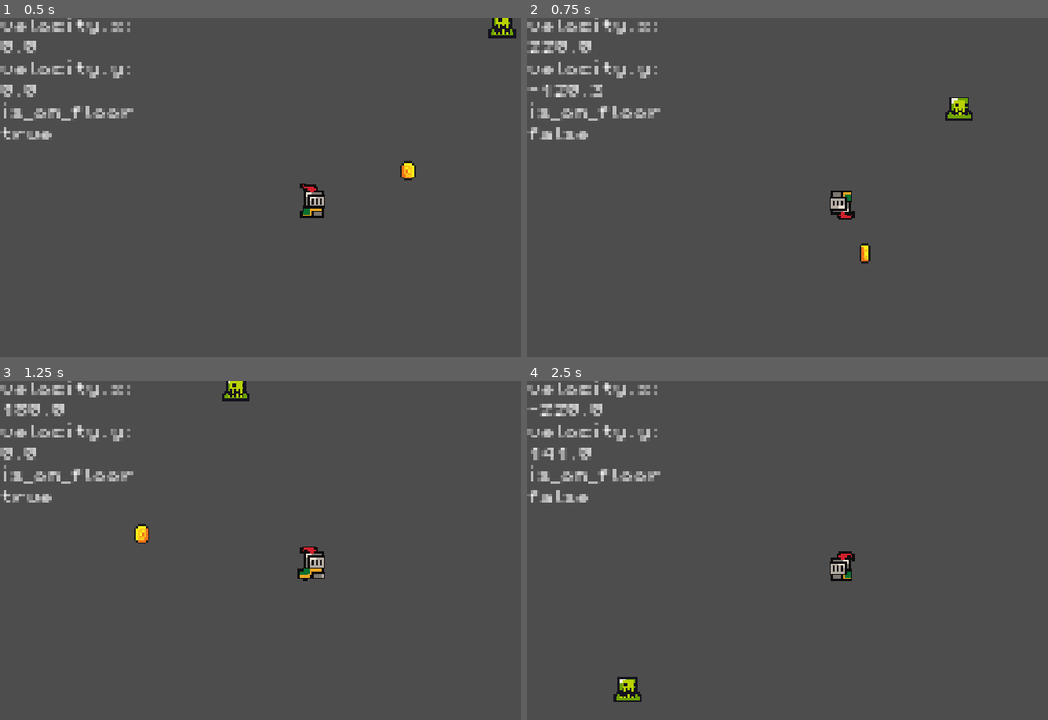
Above: before the commit, frames 1-4 (two rows, left to right).
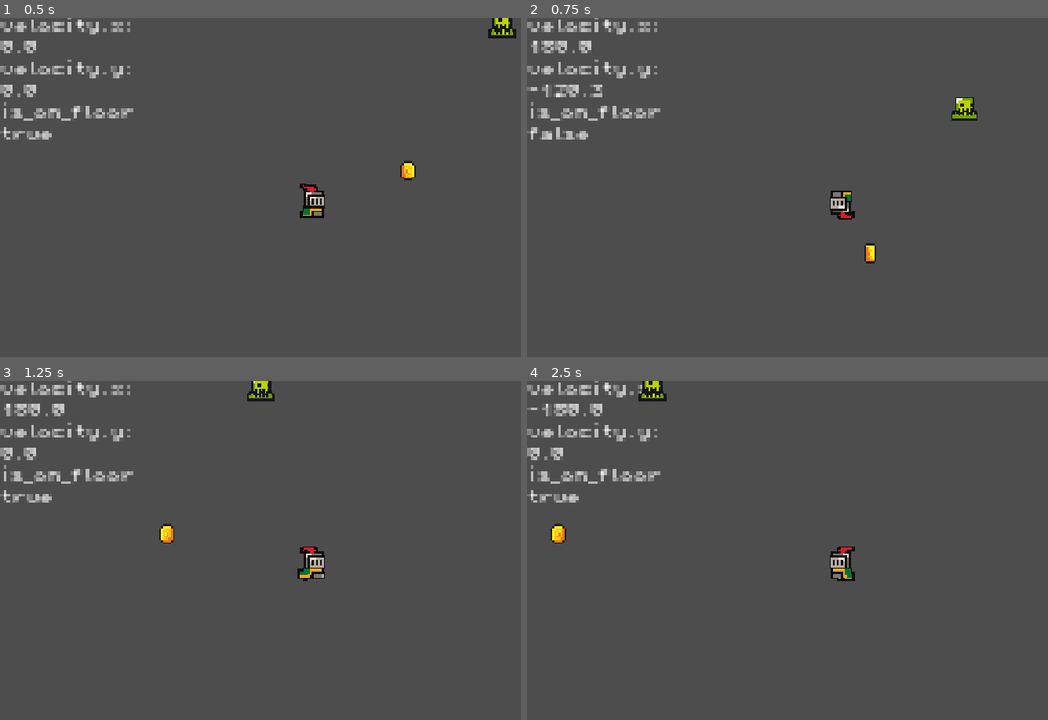
Above: after the commit, the same moments.

Repository: jsjzh/jump-game
Game: Godot game, scene res://src/sences/game.tscn
Same seed, same stepped clock (60 frames per second), same inputs: the game is played once before the commit and once after it. Sound files missing from this copy of the repository are replaced by a short silence.
Inputs:
- Up to frame 1 (0.5 s): no input
- Up to frame 2 (0.75 s): hold Right (right) from 0.53 s (still down); hold X (jump) from 0.53 s (still down); tap Z (roll) at 0.6 s
- Up to frame 3 (1.25 s): keep holding Right (right); keep holding X (jump)
- Up to frame 4 (2.5 s): release X (jump) at 1.28 s; tap X (jump) at 1.35, 1.52, 1.82 s; tap Z (roll) at 1.55, 2.1 s; release Right (right) at 2.03 s; hold Left (left) from 2.03 s (still down); hold X (jump) from 2.03 s (still down)

Frame 1 is identical in both runs. In frame 2, 0.5% of the frame differs, in the area x 0-87%, y 6-73%; in frame 3, 0.8%; in frame 4, 1.6%, in the area x 0-63%, y 0-95%.

Commit message:
feat: player 行为重构完成,待补充 audio

Diff:
--- a/src/scriprts/player.gd
+++ b/src/scriprts/player.gd
@@ -8,7 +8,7 @@
 @export_category("玩家属性")
 @export var run_speed: float = 180.0 ## 移动速度
 @export var jump_velocity: float = 300.0 ## 跳跃高度
-# @export var jump_max_count: int = 2 ## 跳跃次数
+@export var jump_max_count: int = 2 ## 跳跃次数
 @export var roll_speed: float = 220.0 ## 翻滚速度
 @export var roll_time: float = 0.3 ## 翻滚缓停时间，这个时间必须和动画的时间匹配，比如动画有 5 个动画帧，那就意味着要 0.2 秒播完 5 个动画帧，等于 1 秒播完 25 个动画帧，也就是需要配置 animate_sprite 为 25FPS
 
@@ -21,16 +21,22 @@
 @onready var audio_run: AudioStreamPlayer = $Audio/Run
 
 var input_direction: Vector2 = Vector2.ZERO
-var is_press_jump: bool = false
-var is_press_roll: bool = false
+
+var is_jumping: bool = false
+var jump_count: int = 0
+
+var is_rolling: bool = false
 var roll_duration: float = 0.0
 
 func _input(event):
 	if event.is_action_pressed("jump"):
-		is_press_jump = true
+		if is_on_floor() or jump_count < jump_max_count:
+			is_jumping = true
+			jump_count += 1
 	if event.is_action_released("roll"):
-		roll_duration = roll_time
-		is_press_roll = true
+		if is_on_floor():
+			roll_duration = roll_time
+			is_rolling = true
 
 func _process(_delta):
 	input_direction.x = Input.get_axis("left", "right")
@@ -39,13 +45,13 @@
 		update_status_label()
 
 func _physics_process(delta):
-	if is_press_roll:
+	if is_rolling:
 		roll_duration -= delta
 
-	if is_press_jump:
+	if is_jumping:
 		velocity.y = - jump_velocity
 
-	if is_press_roll:
+	if is_rolling:
 		velocity.x = (-1 if animated_sprite.flip_h else 1) * roll_speed
 	else:
 		velocity.x = input_direction.x * run_speed
@@ -59,7 +65,7 @@
 		animated_sprite.flip_h = false
 
 	if is_on_floor():
-		if is_press_roll:
+		if is_rolling:
 			animated_sprite.play("roll")
 		elif input_direction.x == 0:
 			animated_sprite.play("idle")
@@ -70,10 +76,13 @@
 
 	move_and_slide()
 
-	is_press_jump = false
+	is_jumping = false
+
+	if is_on_floor():
+		jump_count = 0
 
 	if roll_duration <= 0:
-		is_press_roll = false
+		is_rolling = false
 
 func update_status_label():
 	if status_label:
